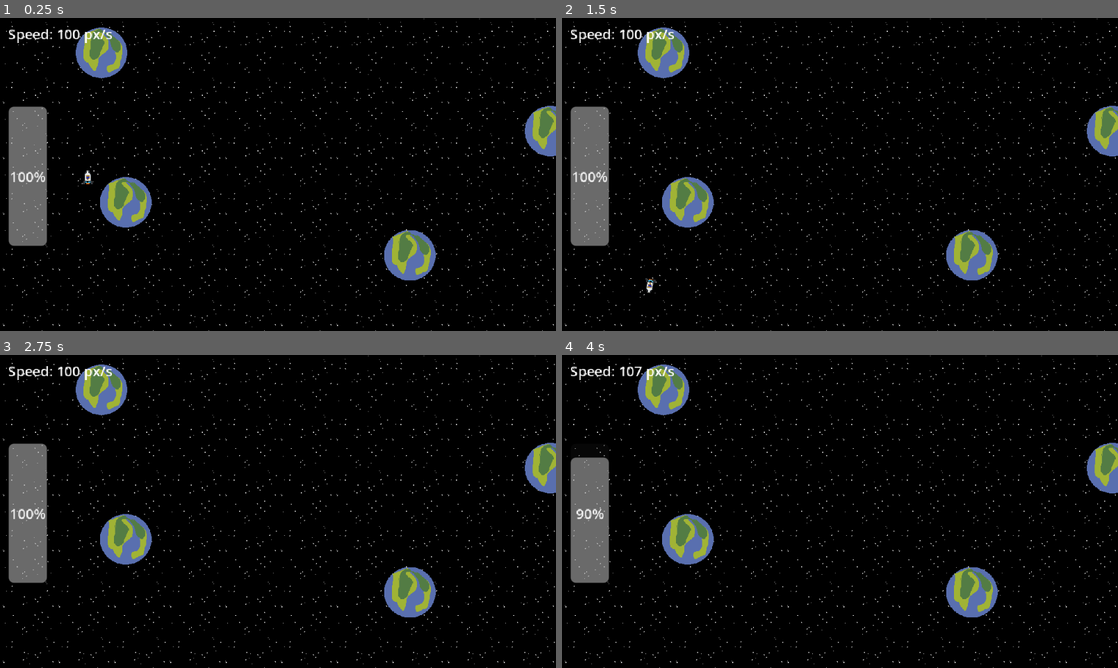
Above: before the commit, frames 1-4 (two rows, left to right).
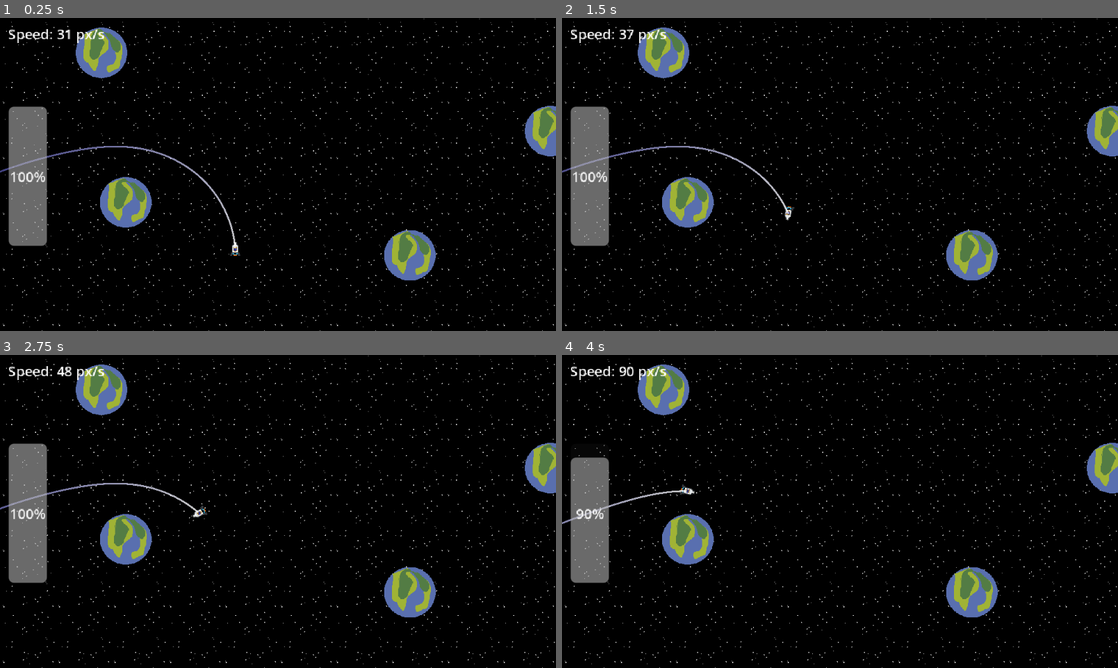
Above: after the commit, the same moments.

Repository: herboh/nBody
Game: Godot game, scene res://scene/main.tscn
Same seed, same stepped clock (60 frames per second), same inputs: the game is played once before the commit and once after it.
Inputs:
- Up to frame 1 (0.25 s): no input
- Up to frame 2 (1.5 s): hold Right (turn_right) 0.53-1.28 s; hold Left (turn_left) from 1.28 s (still down)
- Up to frame 3 (2.75 s): release Left (turn_left) at 2.03 s; hold Right (turn_right) from 2.03 s (still down)
- Up to frame 4 (4 s): tap Enter at 2.75 s; release Right (turn_right) at 2.78 s; hold Space (thrust) 2.78-3.53 s; hold Left (turn_left) from 3.53 s (still down)

The runs differ from the first frame. In frame 1, 0.6% of the frame differs, in the area x 0-44%, y 3-76%; in frame 2, 0.6%; in frame 3, 0.5%; in frame 4, 0.4%.
Error before the commit: Invalid call. Nonexistent function 'get_mass' in base 'StaticBody2D (planet.tscn::GDScript_mgll2)'. (res://script/OrbitalPhysics.gd:163)

Commit message:
Massive Refactor to Clean Up. Functional but not yet debugged.

Diff:
--- a/scene/planet.tscn
+++ b/scene/planet.tscn
@@ -1,27 +1,13 @@
 [gd_scene load_steps=4 format=3 uid="uid://eqv106qo08fm"]
 
+[ext_resource type="Script" uid="uid://50w7lmwkscxr" path="res://script/Planet.gd" id="1_66ef5"]
 [ext_resource type="Texture2D" uid="uid://kvjfhwoeelq6" path="res://assets/planet.png" id="2_66ef5"]
-
-[sub_resource type="GDScript" id="GDScript_mgll2"]
-script/source = "extends StaticBody2D
-
-@export var mass: float = 1000.0
-@export var radius: float = 50.0
-@onready var collision_shape = $CollisionShape2D
-@onready var sprite = $Sprite2D
-
-func _ready():
-	return
-
-func get_radius() -> float:
-	return radius
-"
 
 [sub_resource type="CircleShape2D" id="CircleShape2D_g7ijo"]
 radius = 28.0
 
 [node name="Planet" type="StaticBody2D"]
-script = SubResource("GDScript_mgll2")
+script = ExtResource("1_66ef5")
 
 [node name="Sprite2D" type="Sprite2D" parent="."]
 scale = Vector2(0.5, 0.5)
--- a/script/SolarSystem.gd
+++ b/script/SolarSystem.gd
@@ -3,7 +3,6 @@
 
 @onready var ship: RigidBody2D = $Ship
 @onready var trajectory_line = $TrajectoryLine
-@onready var ui_manager = $UIManager
 
 var planets: Array[Node2D] = []
 
@@ -19,9 +18,17 @@
 func discover_planets():
 	planets.clear()
 	for child in get_children():
+		print("Checking child: ", child.name, " | Type: ", child.get_class())
+		print("  Has get_radius: ", child.has_method("get_radius"))
+		print("  Has get_mass: ", child.has_method("get_mass"))
+		print("  Script: ", child.get_script())
+
 		if child.has_method("get_radius") and child.has_method("get_mass"):
 			planets.append(child)
-
+			print("  ✓ Added as planet")
+		else:
+			print("  ✗ Skipped - missing methods")
+		print("---")
 func setup_trajectory_system():
 	trajectory_line.ship = ship
 	trajectory_line.physics_world = self
